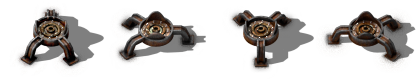
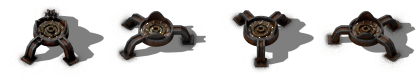
Comparing the layer stacks of the two 420px x 79px images. Changes:
pixels changed over [20, 9, 402, 67] (layer not identified)
